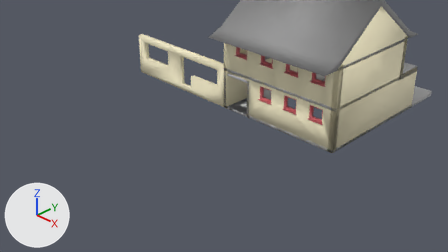
One commit to the Blender file from_scad/haus_complete_mit_fenstern.blend: the scene before it, then after it.
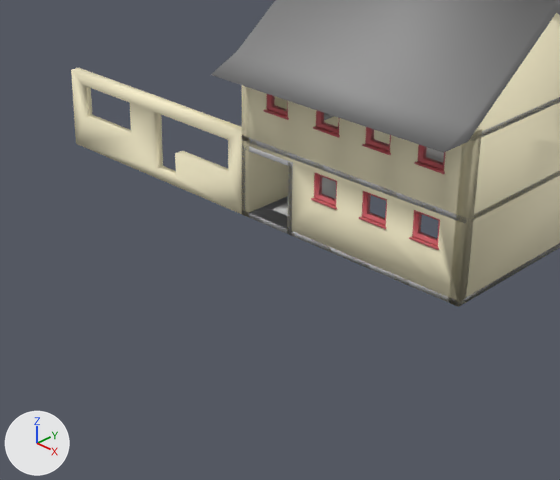
There are two pictures of each version: one from the file's camera 'Camera', one close up on the part from 23% to 85% of the width and 0% to 95% of the height. The axes (+X, +Y, +Z) are drawn at lower left. The lights are the same throughout. The last two pictures show the newer version.

Objects in the first close-up: 'Dach', 'Fenster_Vorne_2', 'Garage_Rahmen', 'Rahmen_Mitte', 'Rahmen_Unten', 'Rueckwand_Unten_Basis', 'Seitenwand_Links', 'Seitenwand_Rechts', 'Vorderwand_Basis' and 7 more.
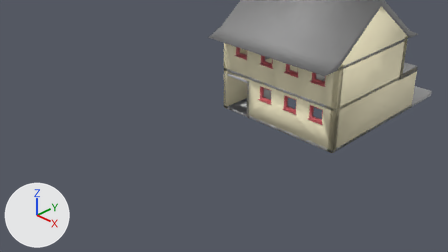
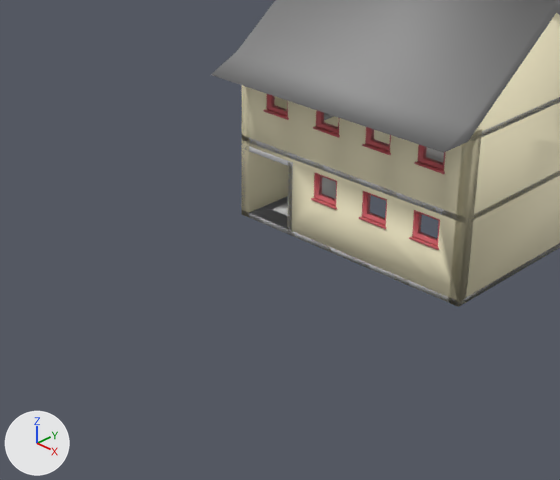
Boxes (x1, y1, x2, y2) around the edits, measured in the close-ups (560 x 480 px):
```json
{"object": "Rueckwand_Unten_Basis", "change": "deleted", "before": [71, 68, 242, 214], "on screen": "beige"}
```

Scene script edits in JSON lines:
```json
{"op": "remove", "block": "ob_rueckwand_unten_basis", "code": ["ob_rueckwand_unten_basis = bpy.data.objects.new('Rueckwand_Unten_Basis', me_rueckwand_unten_basis)", "ob_rueckwand_unten_basis.location = (0.0, 0.0, 0.0)"]}
```
